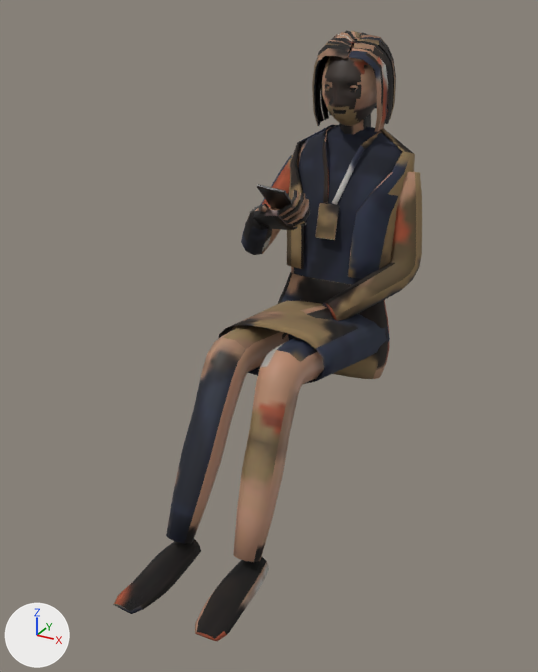
A saved change to the glTF model assets/models/mei_seated.glb.
The view is the same before and after, from a 50 mm camera at (0.752, -1.694, 0.794) aimed at (-0.005, -0.318, 0.106). Every picture has the same lights, and +X, +Y and +Z are marked at lower left. The older version comes first. Where no turn or scale is listed for an object, it has been applied to the vertices. Vertices at exactly the same position are counted once.

Names of what the first picture shows: 'Chest', 'Head', 'Mei'.
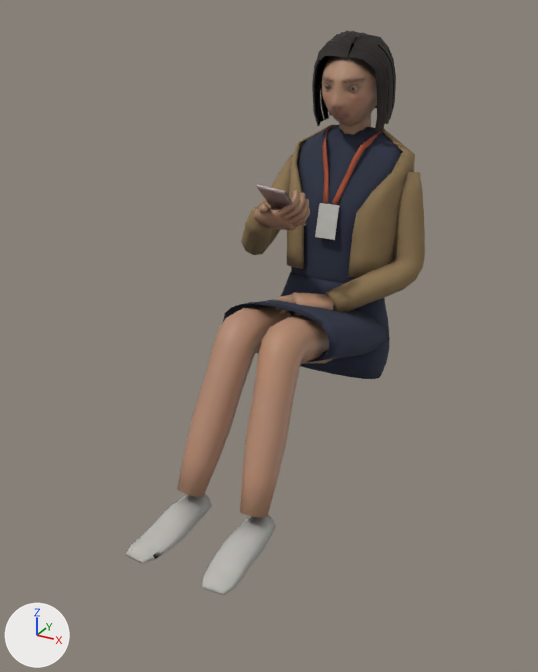
What differs and where, as boxes (x1, y1, x2, y2) in the pictures (538 x 672 px; the box of a moved part takes in the faces that stretch with it):
'Mei', reshaped (12% shorter)
    before: (113, 272, 390, 641)
    after: (125, 272, 390, 595)
'Chest', reshaped, surface changed (lighter, 10% shorter)
    before: (241, 113, 422, 340)
    after: (241, 113, 425, 317)
part 1 of me_chest, moved or reshaped
    before: (300, 306, 332, 320)
    after: (293, 293, 334, 310)
part 2 of me_chest, moved or reshaped (not visible before)
    after: (275, 294, 293, 300)
part 3 of me_chest, moved or reshaped (not visible before)
    after: (279, 297, 294, 302)
part 4 of me_chest, moved or reshaped
    before: (282, 332, 289, 340)
    after: (278, 309, 289, 315)
part 5 of me_chest, moved or reshaped
    before: (322, 172, 422, 321)
    after: (325, 172, 425, 312)
part 6 of me_chest, surface changed (lighter)
    before: (241, 113, 422, 340)
    after: (241, 113, 425, 317)
part 7 of me_head, surface changed
    both: (312, 31, 396, 132)
part 8 of me_mei, moved or reshaped
    before: (113, 539, 201, 614)
    after: (125, 494, 212, 564)
part 9 of me_mei, moved or reshaped
    before: (195, 557, 269, 641)
    after: (201, 515, 275, 595)
part 10 of me_mei, moved or reshaped
    before: (166, 301, 389, 562)
    after: (177, 299, 389, 518)
part 11 of me_mei, surface changed
    before: (113, 272, 390, 641)
    after: (125, 272, 390, 595)

Edits to the bpy script that builds the scene:
```text
Change me_chest:
    used by ob_chest; location = (0.0, 0.041, 0.155)
    remove me_chest.from_pydata(...)  # 1230 vertices, 2344 faces; spans x -0.25..0.218, y -0.316..0.181, z -0.136..0.455
    add me_chest.from_pydata(...)  # 1230 vertices, 2344 faces; spans x -0.25..0.224, y -0.316..0.181, z -0.136..0.455
    me_chest part 1: the loose piece of 34 vertices spanning x -0.035..0.077, y -0.252..-0.145, z -0.077..-0.031 is multiplied about its middle by the matrix ((0.967, -0.024, 0.253), (-0.024, 0.982, 0.185), (-0.253, -0.185, 0.95)), then moved by (0.001, 0.007, 0.039)
    me_chest part 2: the loose piece of 21 vertices spanning x -0.078..-0.019, y -0.227..-0.191, z -0.115..-0.055 is multiplied about its middle by the matrix ((0.967, -0.024, 0.253), (-0.024, 0.982, 0.185), (-0.253, -0.185, 0.95)), then moved by (-0.005, 0.003, 0.06)
    me_chest part 3: the loose piece of 21 vertices spanning x -0.069..-0.008, y -0.246..-0.204, z -0.122..-0.056 is multiplied about its middle by the matrix ((0.967, -0.024, 0.253), (-0.024, 0.982, 0.185), (-0.253, -0.185, 0.95)), then moved by (-0.006, 0.002, 0.061)
    me_chest part 4: the loose piece of 21 vertices spanning x -0.031..0.012, y -0.271..-0.232, z -0.111..-0.06 is multiplied about its middle by the matrix ((0.967, -0.024, 0.253), (-0.024, 0.982, 0.185), (-0.253, -0.185, 0.95)), then moved by (-0.005, 0.002, 0.058)
    me_chest part 5: 119 of 1230 vertices moved; they spanned x 0.034..0.218, y -0.186..0.118, z -0.078..0.271 and now span x 0.035..0.224, y -0.18..0.119, z -0.056..0.27; mean shift (0.004, 0.006, 0.006); largest move (0.058, -0.178, -0.02) -> (0.06, -0.17, 0.004)
    me_chest part 6: texture (UV) coordinates of 2344 of 2344 faces, centred in x -0.247..0.215, y -0.315..0.172, z -0.132..0.452, changed; they spanned u 0.01..0.99, v 0.01..0.99 and now span u 0.01..0.99, v 0.01..0.99
    other edits to the shape of me_chest do not show in these pictures
Change me_head:
    used by ob_head; location = (0.0, 0.119, 0.572)
    remove me_head.from_pydata(...)  # 2320 vertices, 4304 faces; spans x -0.1..0.098, y -0.116..0.116, z -0.053..0.173
    add me_head.from_pydata(...)  # 2320 vertices, 4304 faces; spans x -0.1..0.098, y -0.119..0.116, z -0.053..0.173
    me_head part 7: texture (UV) coordinates of 4292 of 4304 faces, centred in x -0.099..0.097, y -0.115..0.114, z -0.052..0.171, changed; they spanned u 0.01..0.99, v 0.01..0.99 and now span u 0.01..0.99, v 0.01..0.99
    edits to the shape of me_head do not show in these pictures
Change me_mei:
    used by ob_mei; location = (0.0, 0.0, 0.0)
    remove me_mei.from_pydata(...)  # 730 vertices, 1400 faces; spans x -0.168..0.168, y -0.792..0.12, z -0.356..0.153
    add me_mei.from_pydata(...)  # 730 vertices, 1400 faces; spans x -0.168..0.168, y -0.742..0.12, z -0.262..0.174
    me_mei part 8: the loose piece of 112 vertices spanning x -0.129..-0.041, y -0.792..-0.558, z -0.356..-0.32 is moved by (0.0, 0.05, 0.094)
    me_mei part 9: the loose piece of 112 vertices spanning x 0.046..0.134, y -0.772..-0.538, z -0.356..-0.32 is moved by (0.0, 0.03, 0.094)
    me_mei part 10: 344 of 730 vertices moved; they spanned x -0.157..0.158, y -0.626..-0.078, z -0.314..0.131 and now span x -0.157..0.158, y -0.576..-0.07, z -0.221..0.174; mean shift (-0.001, 0.027, 0.048); largest move (-0.105, -0.616, -0.291) -> (-0.105, -0.565, -0.196)
    me_mei part 11: 1362 kept faces spanning x -0.168..0.168, y -0.742..0.12, z -0.262..0.174 get new texture (UV) coordinates
```
